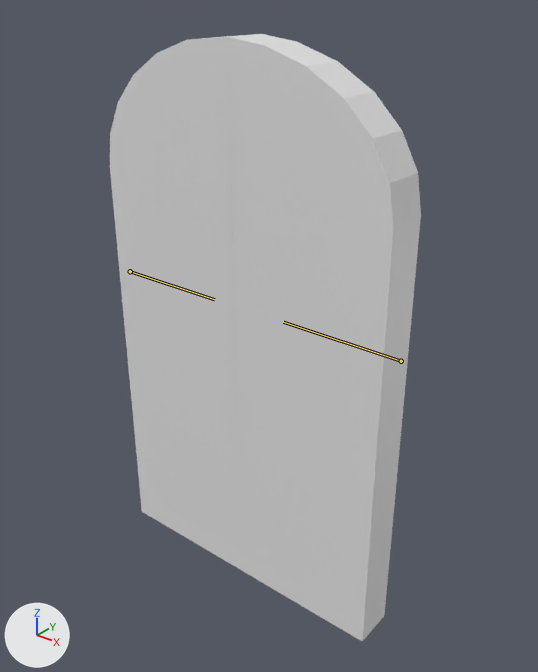
The Blender file Env_Door_boss_A_.blend as it was, and as the next commit left it.
Camera for both pictures: a camera (50 mm lens) standing at (6.93, -8.9, 9.71) and looking at (0.14, -0.4, 4.44). The axes (+X, +Y, +Z) are drawn at lower left. The lights are the same throughout. The picture after the commit comes second. The bones that bend it are drawn over the model as lines.
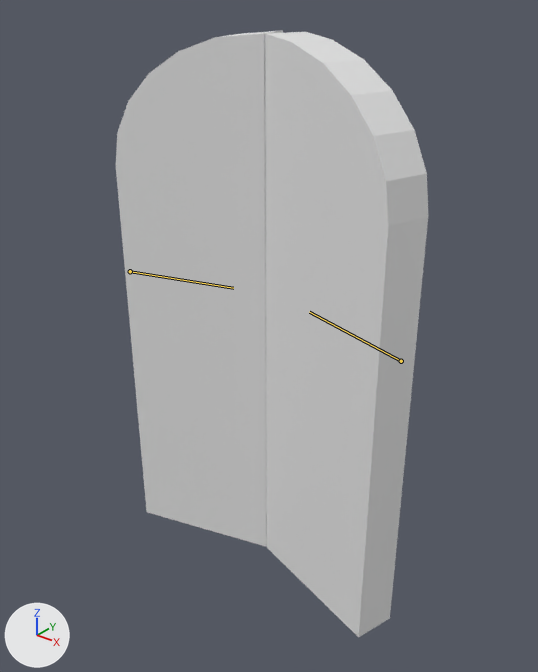
The newer file adds an action. The first version stands in its rest pose; the second is drawn at frame 28 of the action 'ArmatureAction'.

What differs and where, as boxes (x1, y1, x2, y2) in the pictures (538 x 672 px):
'Cube', posed (15% narrower): before (228, 34, 421, 641); after (265, 32, 428, 637)
'Cube.001', posed (16% wider): before (110, 34, 254, 569); after (116, 30, 283, 546)
bone 'Bone', root to tip: before (401, 361) to (283, 322); after (401, 361) to (309, 312)
bone 'Bone', root to tip: before (130, 271) to (214, 299); after (130, 271) to (233, 288)

The change, as a list of edits to the scene's bpy script:
```text
Change bone_bone:
    where bone_bone = bpy.data.objects['Armature'].pose.bones['Bone']
    bone_bone.rotation_quaternion: (1.0, 0.0, 0.0, 0.0) -> (0.99, -0.139, 0.0, 0.0)  # degrees (0, 0, 0) -> degrees (-16, 0, 0)
Change bone_bone_:
    where bone_bone_ = bpy.data.objects['Armature.001'].pose.bones['Bone']
    bone_bone_.rotation_quaternion: (1.0, 0.0, 0.0, 0.0) -> (0.99, -0.139, 0.0, 0.0)  # degrees (0, 0, 0) -> degrees (-16, 0, 0)
```
